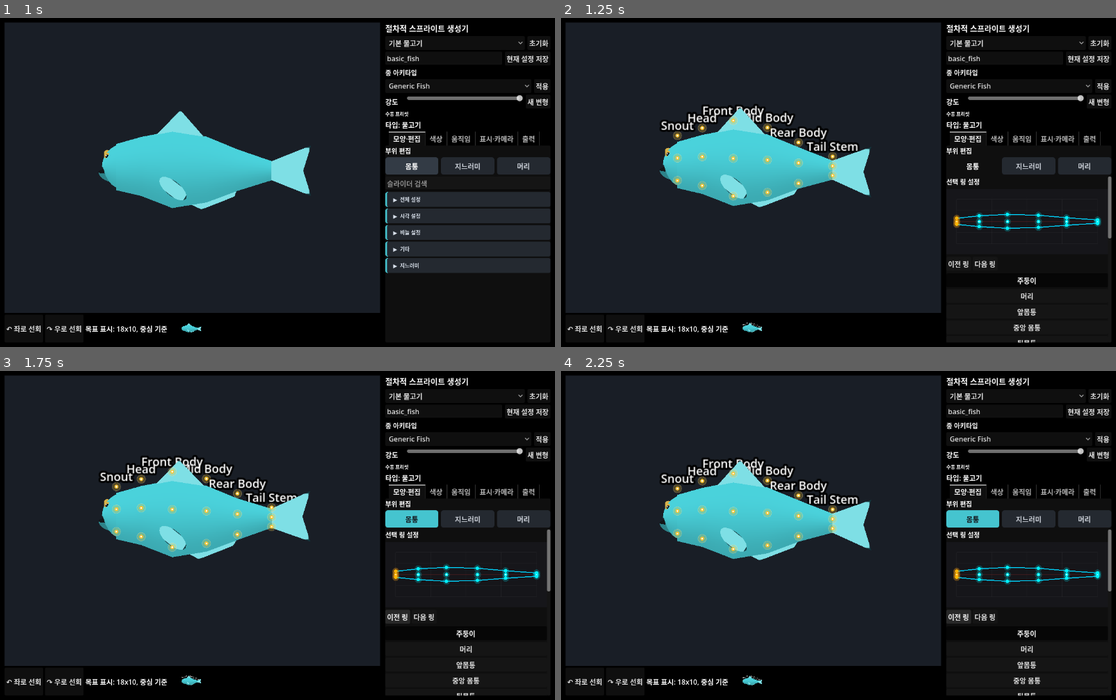
Above: before the commit, frames 1-4 (two rows, left to right).
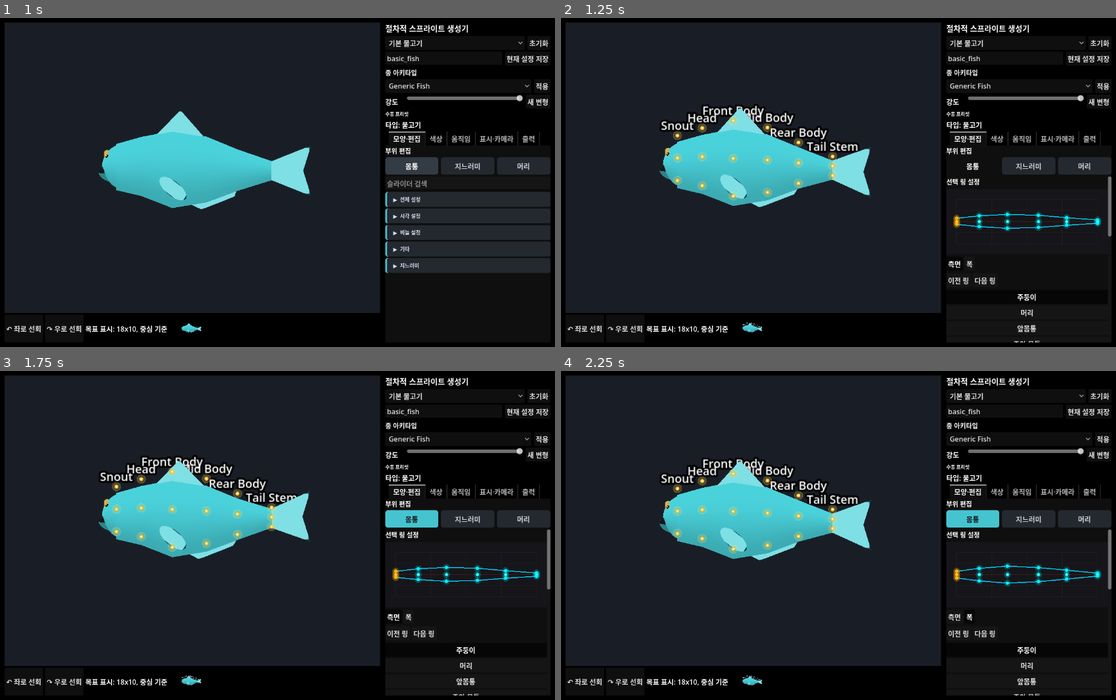
Above: after the commit, the same moments.

Repository: currywhaleshark/aquarium_sprite_mock-up_generator
Game: Godot game, scene res://scenes/Main.tscn
Two runs of this game, one before a commit and one after it. Both use one fixed random seed, a clock stepped at 60 frames per second and the inputs below.
Inputs (mouse positions are in pixels of both pictures, inside the frame that each line leads up to):
- Up to frame 1 (1 s): tap Enter at 0.5 s; move the mouse to (399, 166) at 0.52 s; hold D from 0.53 s (still down); tap R at 0.6 s; click (399, 166) at 0.67 s; tap Space at 0.77 s
- Up to frame 2 (1.25 s): keep holding D; tap Space at 1.07 s
- Up to frame 3 (1.75 s): release D at 1.25 s; click (394, 617) at 1.25 s, where only the run after the commit has a clickable "측면"
- Up to frame 4 (2.25 s): click (971, 617) at 2 s, where only the run after the commit has a clickable "폭"

Frame 1 is identical in both runs. In frame 2, 0.5% of the frame differs, in the area x 69-100%, y 66-99%; in frame 3, 0.6%; in frame 4, 0.8%, in the area x 69-100%, y 58-99%.

Commit message:
Add width view for upper and lower body width editing

Diff:
--- a/scripts/tools/BodyEditorPanelTest.gd
+++ b/scripts/tools/BodyEditorPanelTest.gd
@@ -2,6 +2,7 @@
 
 const BodyEditorPanelScript := preload("res://scripts/ui/BodyEditorPanel.gd")
 const BodyProfileScript := preload("res://scripts/creature/BodyProfile.gd")
+const UiText := preload("res://scripts/ui/UiText.gd")
 
 func _ready() -> void:
 	var panel := BodyEditorPanelScript.new()
@@ -35,6 +36,16 @@
 	var silhouette_editor = panel.get("silhouette_editor")
 	assert(silhouette_editor != null)
 	assert(panel.get_child(1) == silhouette_editor)
+	var side_button = panel.get("silhouette_side_button")
+	var width_button = panel.get("silhouette_width_button")
+	assert(side_button != null)
+	assert(width_button != null)
+	assert(side_button.text == UiText.body_silhouette_side_view())
+	assert(width_button.text == UiText.body_silhouette_width_view())
+	width_button.pressed.emit()
+	assert(silhouette_editor.view_mode == "width")
+	side_button.pressed.emit()
+	assert(silhouette_editor.view_mode == "side")
 	emission_count[0] = 0
 	silhouette_editor.ring_value_changed.emit("mid_body", "upper_height", 0.6)
 	assert(emission_count[0] == 1)
--- a/scripts/tools/BodySilhouetteEditorTest.gd
+++ b/scripts/tools/BodySilhouetteEditorTest.gd
@@ -61,6 +61,32 @@
 	editor.request_delete("mid_body")
 	_require(delete_requests == ["mid_body"], "request_delete should emit ring_delete_requested")
 
+	editor.view_mode = "width"
+	var width_top_pos: Vector2 = editor.handle_norm_position("mid_body", "top_width")
+	_require(width_top_pos.distance_to(Vector2(
+		float(mid_ring.get("x", 0.0)),
+		float(mid_ring.get("top_width", mid_ring.get("width", 0.0)))
+	)) < 0.001, "width top handle must map to x and top_width")
+	var width_bottom_pos: Vector2 = editor.handle_norm_position("mid_body", "bottom_width")
+	_require(width_bottom_pos.distance_to(Vector2(
+		float(mid_ring.get("x", 0.0)),
+		-float(mid_ring.get("bottom_width", mid_ring.get("width", 0.0)))
+	)) < 0.001, "width bottom handle must map to x and -bottom_width")
+
+	changes.clear()
+	editor.apply_handle_drag("mid_body", "top_width", Vector2(0.0, 0.1))
+	_require(changes.size() == 1, "top_width drag should emit one value")
+	if changes.size() == 1:
+		_require(String(changes[0].get("key", "")) == "top_width", "top_width drag should emit top_width only")
+		_require(abs(float(changes[0].get("value", 0.0)) - 0.48) < 0.001, "top_width drag should increase top_width")
+
+	changes.clear()
+	editor.apply_handle_drag("mid_body", "bottom_width", Vector2(0.0, -0.1))
+	_require(changes.size() == 1, "bottom_width drag should emit one value")
+	if changes.size() == 1:
+		_require(String(changes[0].get("key", "")) == "bottom_width", "bottom_width drag should emit bottom_width only")
+		_require(abs(float(changes[0].get("value", 0.0)) - 0.48) < 0.001, "bottom_width drag should increase when dragged downward")
+
 	if _failed:
 		get_tree().quit(1)
 		return
--- a/scripts/ui/BodyEditorPanel.gd
+++ b/scripts/ui/BodyEditorPanel.gd
@@ -19,6 +19,8 @@
 var ring_list: VBoxContainer
 var selected_label: Label
 var silhouette_editor
+var silhouette_side_button: Button
+var silhouette_width_button: Button
 var numeric_sliders := {}
 var search_edit: LineEdit
 var search_text := ""
@@ -41,6 +43,28 @@
 	silhouette_editor.ring_add_requested.connect(add_ring_at_x)
 	silhouette_editor.ring_delete_requested.connect(_on_silhouette_ring_delete_requested)
 	add_child(silhouette_editor)
+
+	var silhouette_view_nav := HBoxContainer.new()
+	silhouette_view_nav.name = "BodySilhouetteViewMode"
+	add_child(silhouette_view_nav)
+	var silhouette_view_group := ButtonGroup.new()
+	silhouette_side_button = Button.new()
+	silhouette_side_button.text = UiText.body_silhouette_side_view()
+	silhouette_side_button.toggle_mode = true
+	silhouette_side_button.button_group = silhouette_view_group
+	silhouette_side_button.button_pressed = true
+	silhouette_side_button.pressed.connect(func() -> void:
+		_set_silhouette_view_mode("side")
+	)
+	silhouette_view_nav.add_child(silhouette_side_button)
+	silhouette_width_button = Button.new()
+	silhouette_width_button.text = UiText.body_silhouette_width_view()
+	silhouette_width_button.toggle_mode = true
+	silhouette_width_button.button_group = silhouette_view_group
+	silhouette_width_button.pressed.connect(func() -> void:
+		_set_silhouette_view_mode("width")
+	)
+	silhouette_view_nav.add_child(silhouette_width_button)
 
 	var nav := HBoxContainer.new()
 	add_child(nav)
@@ -329,6 +353,15 @@
 		ring_selected.emit(selected_ring_id)
 	return true
 
+func _set_silhouette_view_mode(mode: String) -> void:
+	if silhouette_editor == null:
+		return
+	silhouette_editor.view_mode = mode
+	if silhouette_side_button != null:
+		silhouette_side_button.button_pressed = mode == "side"
+	if silhouette_width_button != null:
+		silhouette_width_button.button_pressed = mode == "width"
+
 func _selected_ring() -> Dictionary:
 	for ring in _rings():
 		if String(ring.get("id", "")) == selected_ring_id:
--- a/scripts/ui/BodySilhouetteEditor.gd
+++ b/scripts/ui/BodySilhouetteEditor.gd
@@ -13,6 +13,8 @@
 const HOVER_RADIUS := 11.0
 const SIDE_Y_MIN := -1.6
 const SIDE_Y_MAX := 1.6
+const WIDTH_Y_MIN := -1.2
+const WIDTH_Y_MAX := 1.2
 const CENTER_X_MARGIN := 0.005
 
 var rings: Array = []:
@@ -59,6 +61,15 @@
 		return Vector2.ZERO
 	var x := float(ring.get("x", 0.0))
 	var y_offset := float(ring.get("y_offset", 0.0))
+	if view_mode == "width":
+		match handle:
+			"top_width":
+				return Vector2(x, float(ring.get("top_width", ring.get("width", 0.0))))
+			"bottom_width":
+				return Vector2(x, -float(ring.get("bottom_width", ring.get("width", 0.0))))
+			"center":
+				return Vector2(x, 0.0)
+		return Vector2(x, 0.0)
 	match handle:
 		"top":
 			return Vector2(x, y_offset + float(ring.get("upper_height", 0.0)))
@@ -80,11 +91,18 @@
 		"bottom":
 			var next_lower := _clamp_ring_key("lower_height", float(ring.get("lower_height", 0.0)) - delta_norm.y)
 			ring_value_changed.emit(ring_id, "lower_height", next_lower)
+		"top_width":
+			var next_top_width := _clamp_ring_key("top_width", float(ring.get("top_width", ring.get("width", 0.0))) + delta_norm.y)
+			ring_value_changed.emit(ring_id, "top_width", next_top_width)
+		"bottom_width":
+			var next_bottom_width := _clamp_ring_key("bottom_width", float(ring.get("bottom_width", ring.get("width", 0.0))) - delta_norm.y)
+			ring_value_changed.emit(ring_id, "bottom_width", next_bottom_width)
 		"center":
 			var next_x := _clamp_center_x(index, float(ring.get("x", 0.0)) + delta_norm.x)
-			var next_y := _clamp_ring_key("y_offset", float(ring.get("y_offset", 0.0)) + delta_norm.y)
 			ring_value_changed.emit(ring_id, "x", next_x)
-			ring_value_changed.emit(ring_id, "y_offset", next_y)
+			if view_mode == "side":
+				var next_y := _clamp_ring_key("y_offset", float(ring.get("y_offset", 0.0)) + delta_norm.y)
+				ring_value_changed.emit(ring_id, "y_offset", next_y)
 
 func request_select(ring_id: String) -> void:
 	if ring_id == "":
@@ -172,9 +190,9 @@
 func _handles_for_ring(ring: Dictionary) -> Array[Dictionary]:
 	var ring_id := String(ring.get("id", ""))
 	return [
-		{"ring_id": ring_id, "handle": "top", "position": handle_norm_position(ring_id, "top")},
+		{"ring_id": ring_id, "handle": _top_handle_name(), "position": handle_norm_position(ring_id, _top_handle_name())},
 		{"ring_id": ring_id, "handle": "center", "position": handle_norm_position(ring_id, "center")},
-		{"ring_id": ring_id, "handle": "bottom", "position": handle_norm_position(ring_id, "bottom")}
+		{"ring_id": ring_id, "handle": _bottom_handle_name(), "position": handle_norm_position(ring_id, _bottom_handle_name())}
 	]
 
 func _update_hover_at(mouse_pos: Vector2) -> void:
@@ -193,8 +211,8 @@
 	if hovered_ring_id != "":
 		queue_redraw()
 		return
-	var top_positions := _ordered_handle_positions("top")
-	var bottom_positions := _ordered_handle_positions("bottom")
+	var top_positions := _ordered_handle_positions(_top_handle_name())
+	var bottom_positions := _ordered_handle_positions(_bottom_handle_name())
 	hovered_segment = _nearest_segment(mouse_pos, top_positions)
 	if hovered_segment == -1:
 		hovered_segment = _nearest_segment(mouse_pos, bottom_positions)
@@ -223,11 +241,25 @@
 		positions.append(handle_norm_position(String(ring.get("id", "")), handle))
 	return positions
 
+func _top_handle_name() -> String:
+	return "top_width" if view_mode == "width" else "top"
+
+func _bottom_handle_name() -> String:
+	return "bottom_width" if view_mode == "width" else "bottom"
+
+func _y_min() -> float:
+	return WIDTH_Y_MIN if view_mode == "width" else SIDE_Y_MIN
+
+func _y_max() -> float:
+	return WIDTH_Y_MAX if view_mode == "width" else SIDE_Y_MAX
+
 func _to_pixel(norm: Vector2) -> Vector2:
 	var w := maxf(size.x - PADDING * 2.0, 1.0)
 	var h := maxf(size.y - PADDING * 2.0, 1.0)
 	var px := PADDING + clampf(norm.x, 0.0, 1.0) * w
-	var ty := (clampf(norm.y, SIDE_Y_MIN, SIDE_Y_MAX) - SIDE_Y_MIN) / (SIDE_Y_MAX - SIDE_Y_MIN)
+	var min_y := _y_min()
+	var max_y := _y_max()
+	var ty := (clampf(norm.y, min_y, max_y) - min_y) / (max_y - min_y)
 	var py := PADDING + (1.0 - ty) * h
 	return Vector2(px, py)
 
@@ -236,26 +268,26 @@
 	var h := maxf(size.y - PADDING * 2.0, 1.0)
 	var nx := clampf((pix.x - PADDING) / w, 0.0, 1.0)
 	var ty := 1.0 - clampf((pix.y - PADDING) / h, 0.0, 1.0)
-	var ny := lerpf(SIDE_Y_MIN, SIDE_Y_MAX, ty)
+	var ny := lerpf(_y_min(), _y_max(), ty)
 	return Vector2(nx, ny)
 
 func _pixel_delta_to_norm(delta: Vector2) -> Vector2:
 	var w := maxf(size.x - PADDING * 2.0, 1.0)
 	var h := maxf(size.y - PADDING * 2.0, 1.0)
-	return Vector2(delta.x / w, -delta.y / h * (SIDE_Y_MAX - SIDE_Y_MIN))
+	return Vector2(delta.x / w, -delta.y / h * (_y_max() - _y_min()))
 
 func _draw() -> void:
 	draw_rect(Rect2(Vector2.ZERO, size), Color.html("#16161a"), true)
 	_draw_grid()
 	if rings.is_empty():
 		return
-	_draw_polyline(_ordered_handle_positions("top"), Color.html("#00d5ff"), 2.0)
-	_draw_polyline(_ordered_handle_positions("bottom"), Color.html("#00d5ff"), 2.0)
+	_draw_polyline(_ordered_handle_positions(_top_handle_name()), Color.html("#00d5ff"), 2.0)
+	_draw_polyline(_ordered_handle_positions(_bottom_handle_name()), Color.html("#00d5ff"), 2.0)
 	for ring in rings:
 		var ring_id := String(ring.get("id", ""))
 		var center := _to_pixel(handle_norm_position(ring_id, "center"))
-		var top := _to_pixel(handle_norm_position(ring_id, "top"))
-		var bottom := _to_pixel(handle_norm_position(ring_id, "bottom"))
+		var top := _to_pixel(handle_norm_position(ring_id, _top_handle_name()))
+		var bottom := _to_pixel(handle_norm_position(ring_id, _bottom_handle_name()))
 		draw_line(top, bottom, Color(1.0, 1.0, 1.0, 0.12), 1.0)
 		for handle_info in _handles_for_ring(ring):
 			_draw_handle(String(handle_info["ring_id"]), String(handle_info["handle"]), _to_pixel(handle_info["position"]))
--- a/scripts/ui/UiText.gd
+++ b/scripts/ui/UiText.gd
@@ -500,5 +500,11 @@
 static func slider_search_placeholder() -> String:
 	return "슬라이더 검색"
 
+static func body_silhouette_side_view() -> String:
+	return "측면"
+
+static func body_silhouette_width_view() -> String:
+	return "폭"
+
 static func _humanize(value: String) -> String:
 	return value.replace("_", " ")
